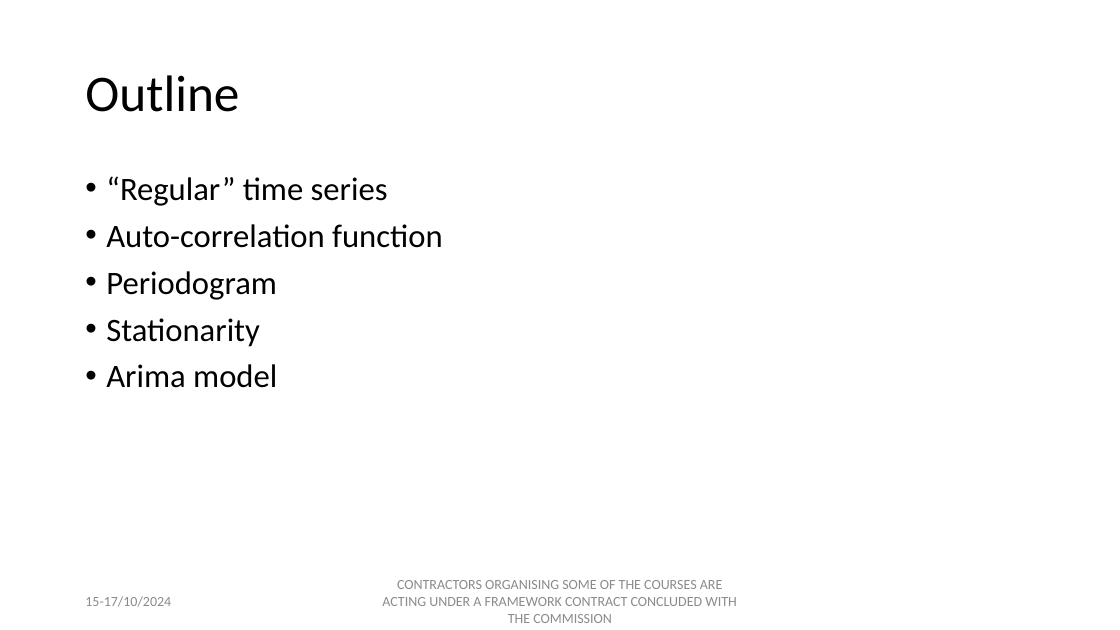
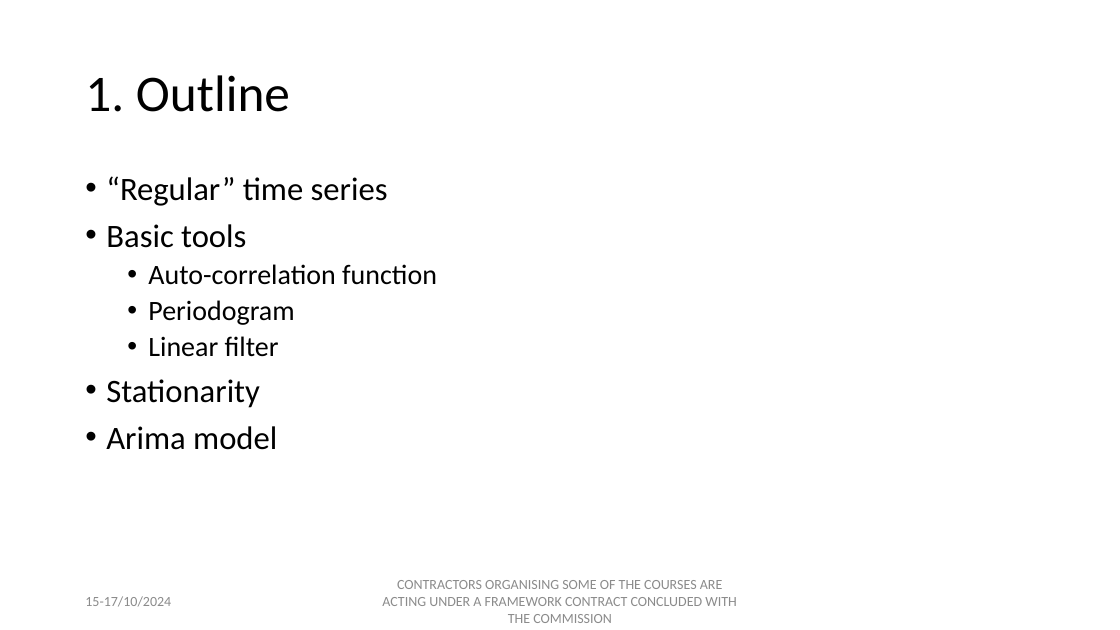
Before and after one commit to palatej/ESTP2024, a slide deck: slide 2 of Presentations/1.5 Time series.pptx. Drawn at 1120x630 pixels with LibreOffice and Linux fonts; fonts in the diff are those of the drawing. Boxes give left, top, right and bottom in pixels: in the first picture for what was removed or moved away, otherwise in the second. Text is boxed around its words. In the diff, an @@ line names an element or a change of style, - is before the commit and + after.

```diff
--- a/Presentations/1.5 Time series.pptx
+++ b/Presentations/1.5 Time series.pptx
@@ title at (x1=85, y1=75, x2=290, y2=112): text changed @@
-Outline
+1. Outline
@@ text at (x1=106, y1=224, x2=246, y2=248): paragraph added @@
+• Basic tools
@@ text at (x1=148, y1=264, x2=437, y2=325): size 28 to 24 pt in "Auto-correlation function", "Periodogram"; list level 1 to 2 in "Auto-correlation function"; list level 1 to 2 in "Periodogram" @@
@@ text at (x1=148, y1=336, x2=279, y2=357): paragraph added @@
+  • Linear filter
```
Also in this commit, not shown: 4 other slides changed, 3 slides added, 12 other files.
